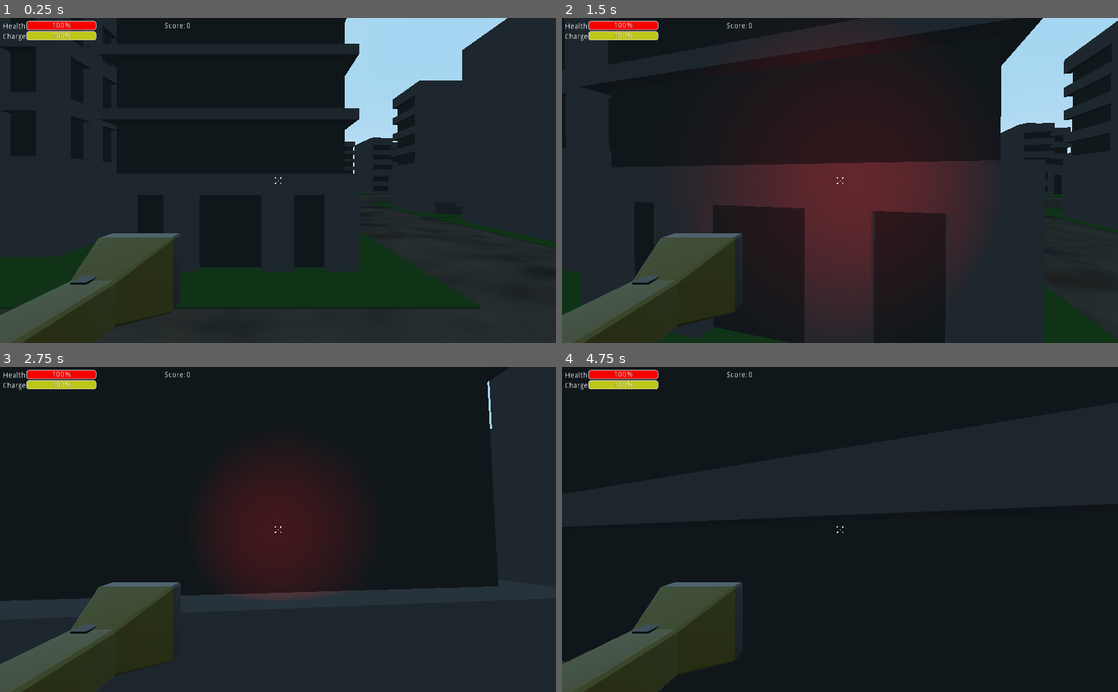
Above: before the commit, frames 1-4 (two rows, left to right).
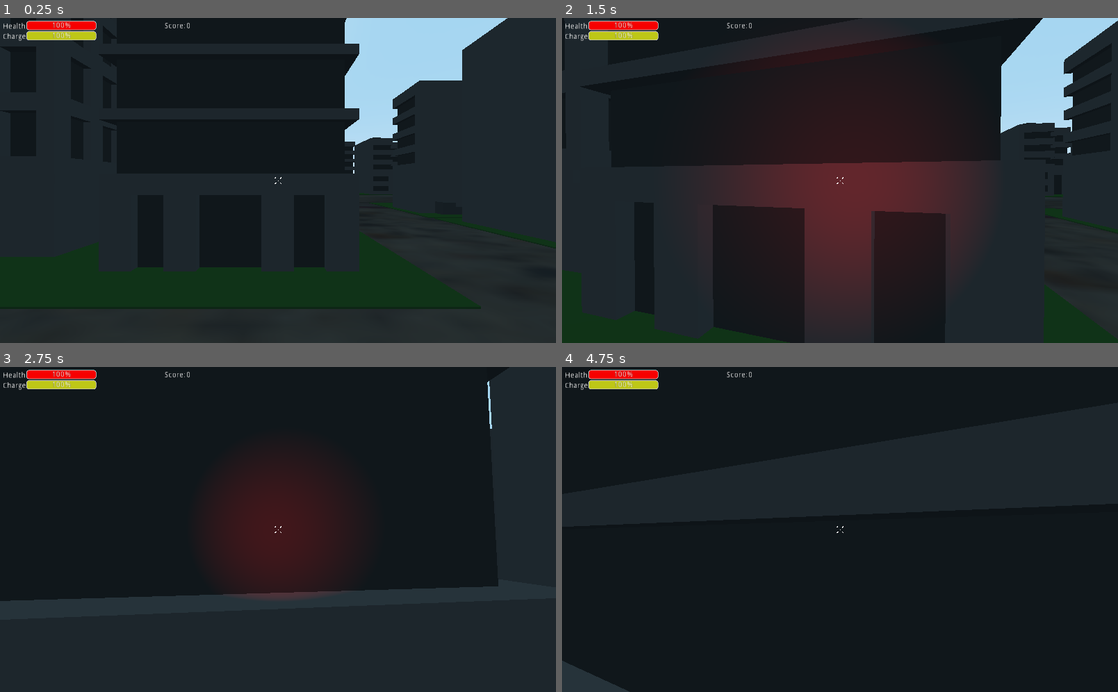
Above: after the commit, the same moments.

Repository: Bricode/BestGroupGameJam2021
Game: Godot game, scene res://Levels/City.tscn
The game is run twice, just before and just after one commit, with the same random seed, the same clock (stepped at 60 frames per second) and the same inputs. This scene is started directly instead of the project's main scene.
Inputs (mouse positions are in pixels of both pictures, inside the frame that each line leads up to):
- Up to frame 1 (0.25 s): no input
- Up to frame 2 (1.5 s): tap Enter at 0.5 s; move the mouse to (867, 180) at 0.52 s; hold Right mouse button (aim) 0.53-1.28 s; hold W (move_forward) from 0.53 s (still down); tap Space (jump) at 0.77 s; move the mouse to (812, 180) at 1.27 s; tap F (flashlight) at 1.35 s
- Up to frame 3 (2.75 s): keep holding W (move_forward); tap Space (jump) at 1.52 s; move the mouse to (289, 523) at 2.02 s; press the mouse at (289, 523) at 2.03 s
- Up to frame 4 (4.75 s): keep holding W (move_forward); move the mouse to (834, 536) at 2.77 s; release the mouse at (834, 536) at 2.78 s; tap Shift (sprint) at 2.85 s; tap Space (jump) at 3.02, 3.5, 3.77, 4.52 s; move the mouse to (878, 532) at 3.52 s; hold Right mouse button (aim) 3.53-4.28 s; move the mouse to (795, 526) at 4.27 s; tap F (flashlight) at 4.35 s

The runs differ from the first frame. In frame 1, 3.9% of the frame differs, in the area x 0-33%, y 66-100%; in frame 2, 4.0%; in frame 3, 3.6%; in frame 4, 4.5%.

Commit message:
Update Player.tscn

Diff:
--- a/BestGroupGameJam2021/Player/Player.tscn
+++ b/BestGroupGameJam2021/Player/Player.tscn
@@ -8,7 +8,6 @@
 [ext_resource path="res://Ui/Menu/Menu.tscn" type="PackedScene" id=6]
 [ext_resource path="res://Ui/crosshair/crosshair.tscn" type="PackedScene" id=7]
 [ext_resource path="res://Player/FlashLight.gd" type="Script" id=8]
-[ext_resource path="res://BlenderModels/Items/FlashLight.gltf" type="PackedScene" id=11]
 
 [sub_resource type="CapsuleShape" id=1]
 radius = 0.75
@@ -56,13 +55,6 @@
 spot_attenuation = 5.0
 script = ExtResource( 8 )
 
-[node name="PowerDrain" type="Timer" parent="Head/Camera/Weapons/FlashLight"]
-wait_time = 0.5
-autostart = true
-
-[node name="FlashLight2" parent="Head/Camera/Weapons" instance=ExtResource( 11 )]
-transform = Transform( 0.0500691, 0, 0, 0, 0.0500691, 0, 0, 0, 0.0500691, -0.396839, -0.264225, -0.246524 )
-
 [node name="CollisionShape" type="CollisionShape" parent="."]
 transform = Transform( 1, 0, 0, 0, -4.37114e-08, -1, 0, 1, -4.37114e-08, 0, 0, 0 )
 shape = SubResource( 1 )
@@ -97,5 +89,3 @@
 [node name="Ui" parent="." instance=ExtResource( 2 )]
 
 [node name="Menu" parent="." instance=ExtResource( 6 )]
-
-[connection signal="timeout" from="Head/Camera/Weapons/FlashLight/PowerDrain" to="Head/Camera/Weapons/FlashLight" method="_on_PowerDrain_timeout"]
Not shown: 1 places in BestGroupGameJam2021/Player/Player.tscn that only renumber resources
